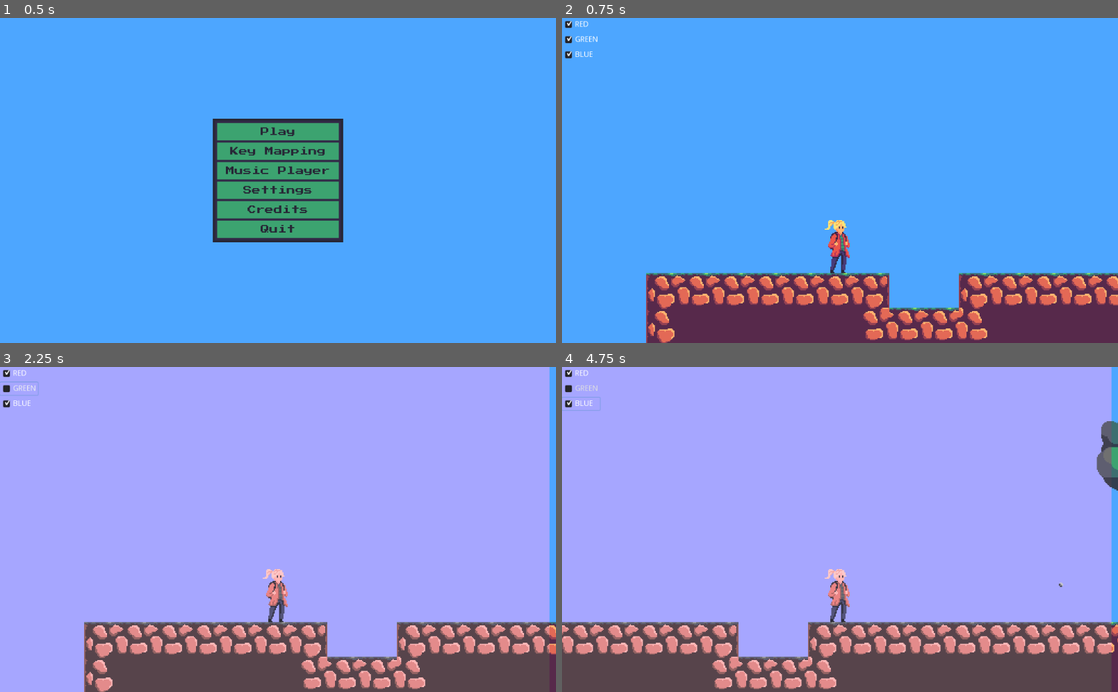
Above: before the commit, frames 1-4 (two rows, left to right).
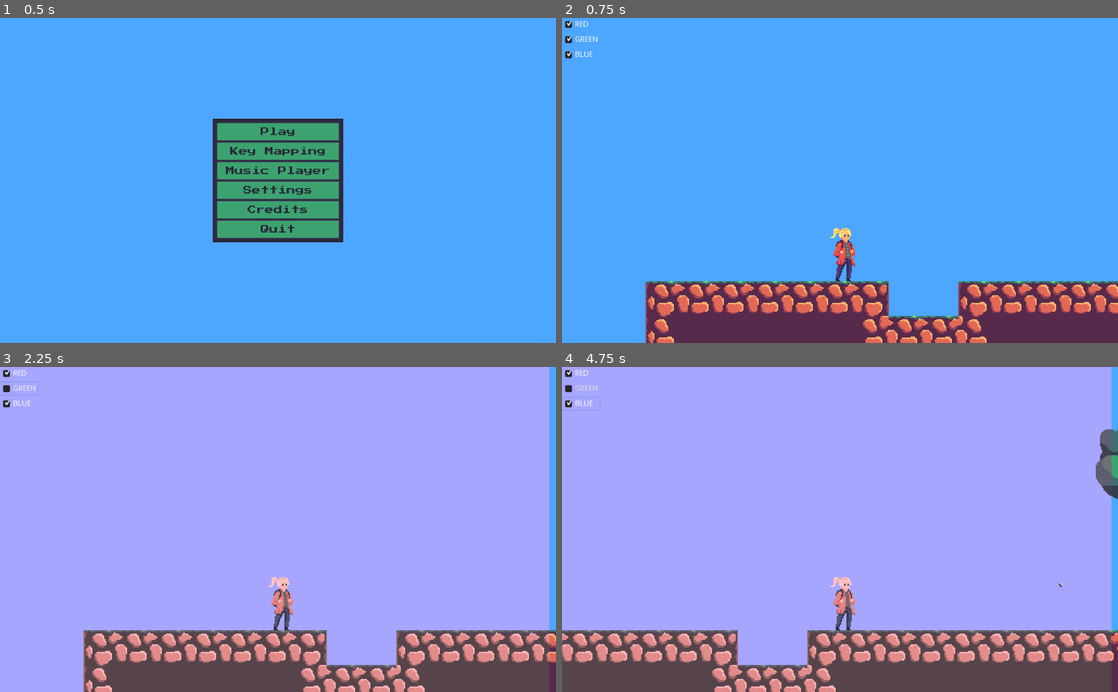
Above: after the commit, the same moments.

Repository: dardanbujupaj/rainbow-crystal
Game: Godot game, scene res://scenes/title_screen/TitleScreen.tscn
Same seed, same stepped clock (60 frames per second), same inputs: the game is played once before the commit and once after it.
Inputs (mouse positions are in pixels of both pictures, inside the frame that each line leads up to):
- Up to frame 1 (0.5 s): no input
- Up to frame 2 (0.75 s): click "Play" at 0.5 s
- Up to frame 3 (2.25 s): click "RED" at 1.25 s; click "GREEN" at 2 s
- Up to frame 4 (4.75 s): click "BLUE" at 2.75 s; tap Enter at 3.5 s; move the mouse to (962, 513) at 3.52 s; hold Right (g_right) 3.53-4.25 s; tap M (g_attack) at 3.6 s; click (962, 513) at 3.67 s; tap Space (g_jump) at 3.77 s; drag from (728, 545) to (923, 662) at 4.27 s

Frame 1 is identical in both runs. In frame 2, 9.9% of the frame differs, in the area x 15-100%, y 62-100%; in frame 3, 9.8%; in frame 4, 11%, in the area x 0-100%, y 16-100%.

Commit message:
Set background color for forest.
Add more offset to acorn, after it hits the player.
Increase knockback for player. Improve character collision shape.

Diff:
--- a/scenes/game/character/Character.gd
+++ b/scenes/game/character/Character.gd
@@ -11,7 +11,7 @@
 const JUMP_PASSIVE_MODIFIER = 4
 const FALL_MODIFIER = 6
 
-const KNOCKBACK_INTENSITY = 100
+const KNOCKBACK_INTENSITY = 150
 
 var knockback: Vector2
 var velocity: Vector2
--- a/scenes/game/character/Character.tscn
+++ b/scenes/game/character/Character.tscn
@@ -1,11 +1,8 @@
-[gd_scene load_steps=19 format=2]
+[gd_scene load_steps=18 format=2]
 
 [ext_resource path="res://scenes/game/character/character.png" type="Texture" id=1]
 [ext_resource path="res://scenes/game/character/ShakeCamera.gd" type="Script" id=2]
 [ext_resource path="res://scenes/game/character/Character.gd" type="Script" id=3]
-
-[sub_resource type="RectangleShape2D" id=15]
-extents = Vector2( 13.2394, 24.5497 )
 
 [sub_resource type="AnimationNodeAnimation" id=1]
 animation = "idle"
@@ -134,8 +131,8 @@
 collision_mask = 2
 script = ExtResource( 3 )
 
-[node name="CollisionShape2D" type="CollisionShape2D" parent="."]
-shape = SubResource( 15 )
+[node name="CollisionShape2D" type="CollisionPolygon2D" parent="."]
+polygon = PoolVector2Array( -4, 32, 10, 32, 13.9856, 18.0964, 14.0541, 3.92203, 11.0548, -10.266, 8.67186, -16.1959, 3.39928, -17.4284, -0.435318, -13.9362, -3.94119, -2.59675, -6.26934, 7.4006 )
 
 [node name="AnimationTree" type="AnimationTree" parent="."]
 tree_root = SubResource( 10 )
@@ -151,7 +148,6 @@
 anims/shoot = SubResource( 14 )
 
 [node name="Sprite" type="Sprite" parent="."]
-position = Vector2( -5.43774, -7.66225 )
 texture = ExtResource( 1 )
 region_enabled = true
 region_rect = Rect2( 0, 0, 64, 64 )
--- /dev/null
+++ b/scenes/game/forest/Forest.gd
@@ -0,0 +1,11 @@
+extends Node2D
+
+
+# Called when the node enters the scene tree for the first time.
+func _ready() -> void:
+	VisualServer.set_default_clear_color("323e4f")
+
+
+# Called every frame. 'delta' is the elapsed time since the previous frame.
+#func _process(delta: float) -> void:
+#	pass
--- a/scenes/game/forest/Forest.tscn
+++ b/scenes/game/forest/Forest.tscn
@@ -8,8 +8,10 @@
 [ext_resource path="res://scenes/game/forest/background_forest/background_forest_layer 3.png" type="Texture" id=6]
 [ext_resource path="res://scenes/game/forest/background_forest/background_forest_layer 2.png" type="Texture" id=7]
 [ext_resource path="res://scenes/game/forest/background_forest/background_forest_layer 4.png" type="Texture" id=8]
+[ext_resource path="res://scenes/game/forest/Forest.gd" type="Script" id=9]
 
 [node name="Forest" type="Node2D"]
+script = ExtResource( 9 )
 
 [node name="TileMap" type="TileMap" parent="."]
 tile_set = ExtResource( 1 )
--- a/scenes/game/forest/ent/acorn/Acorn.gd
+++ b/scenes/game/forest/ent/acorn/Acorn.gd
@@ -20,7 +20,7 @@
 func _on_Acorn_body_entered(body: Node) -> void:
 	var impact_direction = sign((body.position - position).x)
 	(body as Character).hit(1, Vector2(impact_direction, 0))
-	velocity.x = impact_direction * 10
+	velocity.x = -impact_direction * 30
 
 	collision_tween.stop_all()
 	collision_tween.interpolate_property(self, "modulate", modulate, Color.white * 5, 0.6)
Not shown: 1 places in scenes/game/forest/Forest.tscn that only renumber resources
